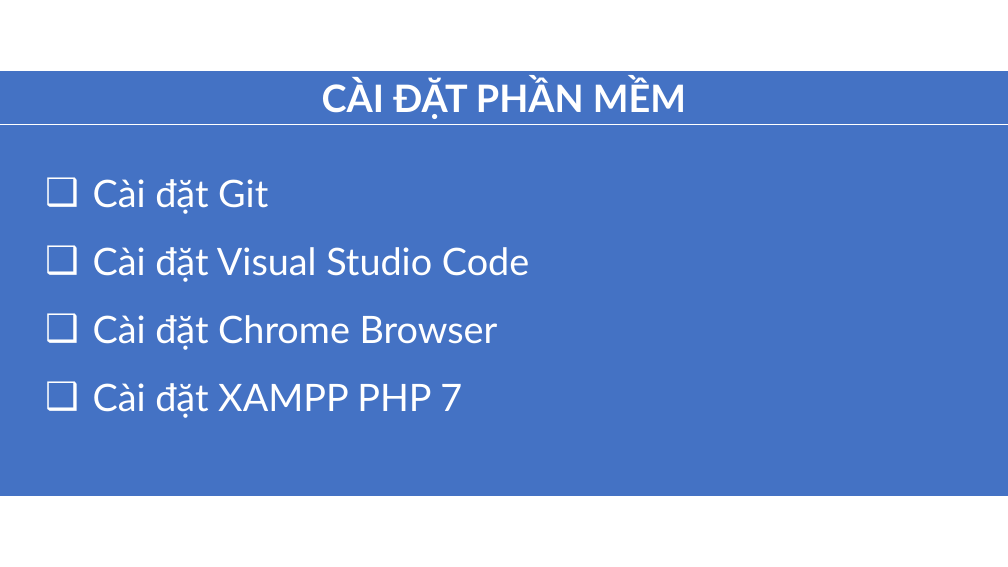
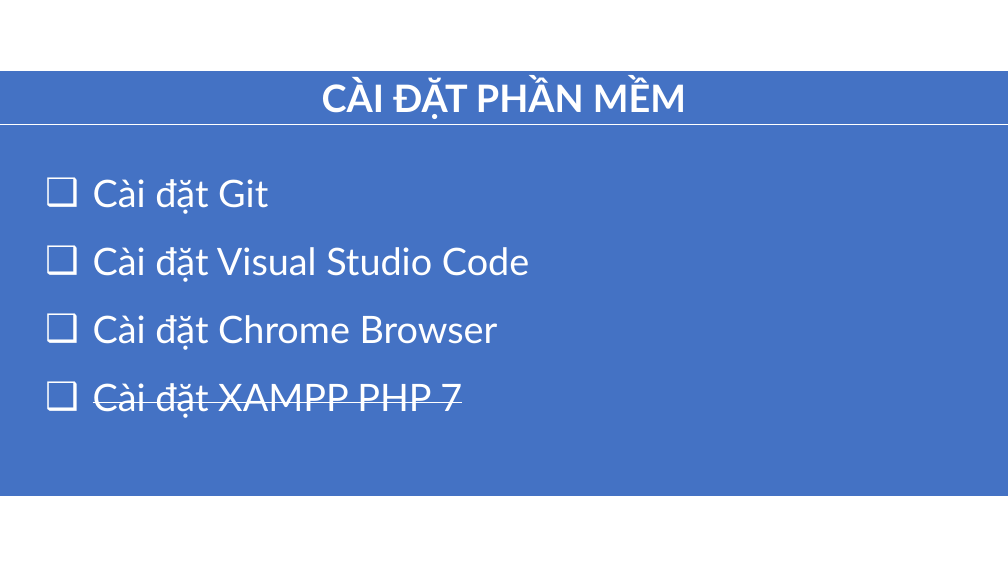
Before and after one commit to aptech-php/aptech-php-course, a slide deck: slide 19 of 0-GIOI-THIEU-CHUNG.pptx. Drawn at 1008x567 pixels with LibreOffice and Linux fonts; fonts in the diff are those of the drawing. Boxes give left, top, right and bottom in pixels: in the first picture for what was removed or moved away, otherwise in the second. Text is boxed around its words. In the diff, an @@ line names an element or a change of style, - is before the commit and + after.

```diff
--- a/0-GIOI-THIEU-CHUNG.pptx
+++ b/0-GIOI-THIEU-CHUNG.pptx
@@ text in rectangle at (93,383,462,418): strikethrough on in "Cài đặt XAMPP PHP 7" @@
```
Also in this commit, not shown: 1 other slide changed, 1 other file.
